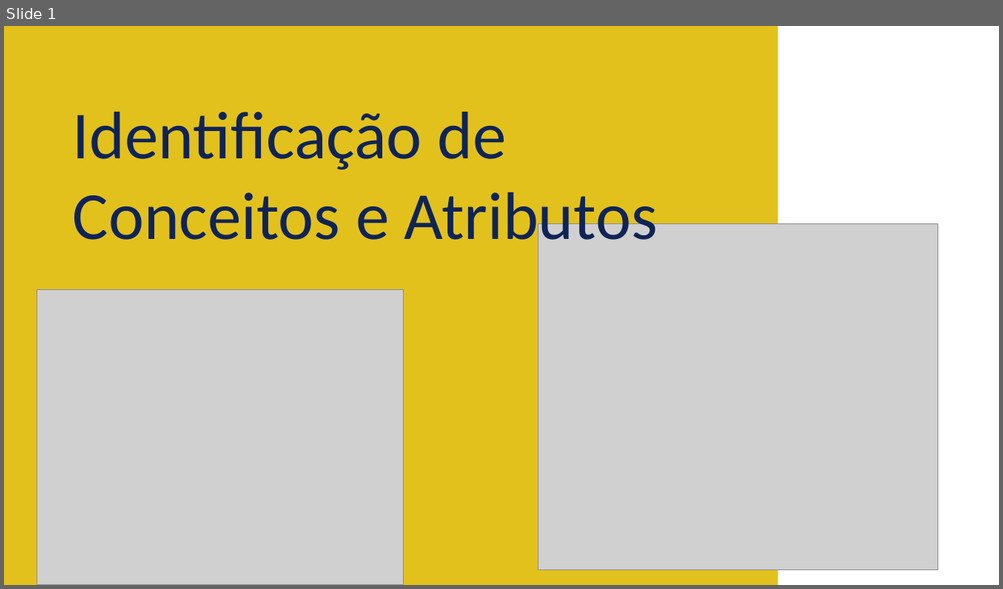
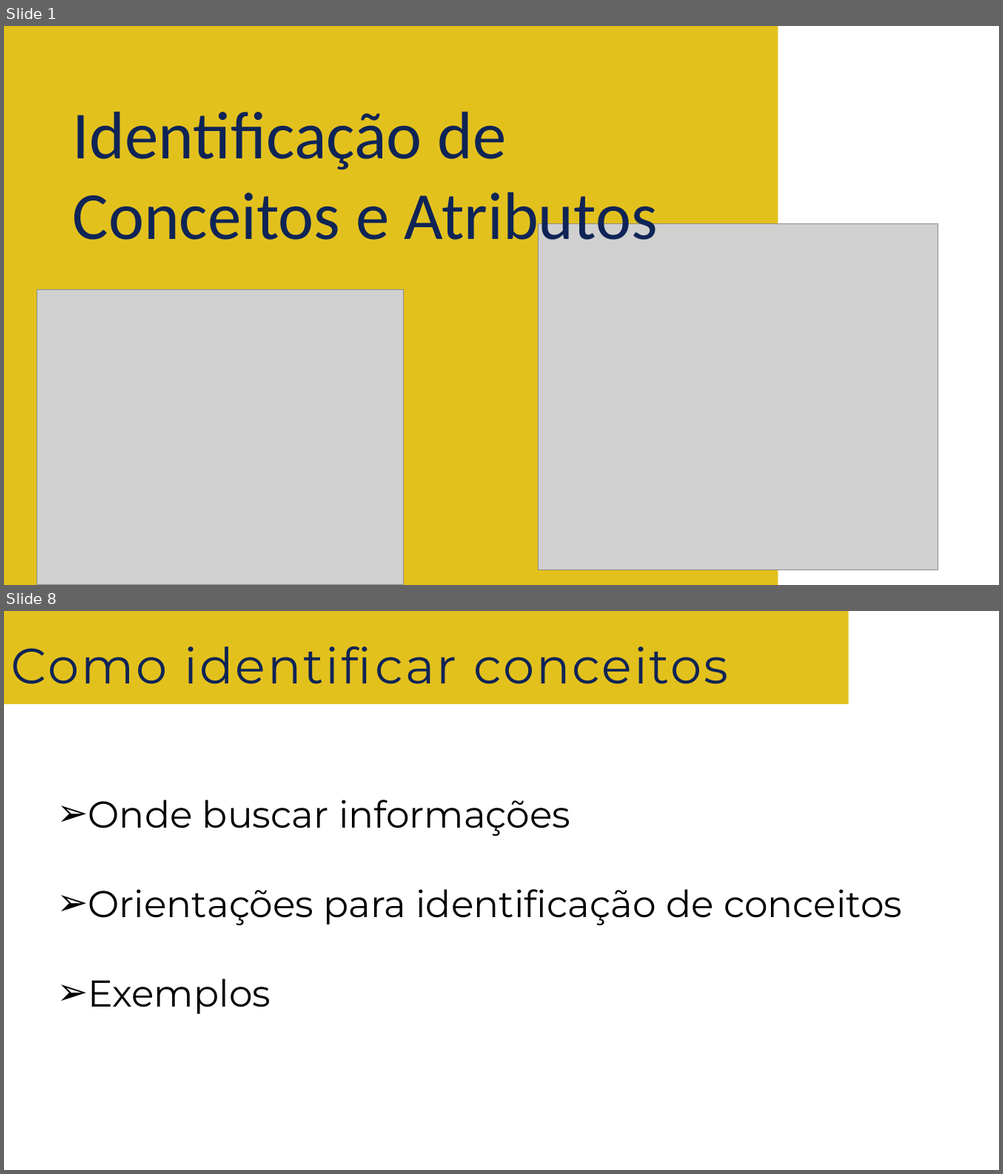
Before and after one commit to andreneves/PP, a slide deck: 02-IdentificaçãoDeConceitosEAtributos.pptx. Shown one above the other, each under a label of ours: slide 1 before the commit, slides 1 and 8 after it; the slides between them are not shown. The pictures are 1003x589 and 1003x1174 pixels, drawn with LibreOffice and Linux fonts; fonts in the diff are those of the drawing; grey boxes stand for pictures; background and template pictures are left out. Boxes give left, top, right and bottom in pixels: in the first picture for what was removed or moved away, otherwise in the second. Text is boxed around its words. In the diff, an @@ line names an element or a change of style, - is before the commit and + after.

```diff
--- a/02-IdentificaçãoDeConceitosEAtributos.pptx
+++ b/02-IdentificaçãoDeConceitosEAtributos.pptx
@@ slide 8 added at [4,611,999,1170], background picture (left out) @@
@@ rectangle added at [4,611,848,704], fill #E3C11D @@
@@ text added at [11,647,728,684], 48 pt, text #0F2456 @@
+Como identificar conceitos
@@ text added at [88,800,902,1014], 36 pt, text #000000 @@
+➢ Onde buscar informações
+➢ Orientações para identificação de conceitos
+➢ Exemplos
```
Also in this commit, not shown: 1 slide changed, 15 other slides added.
